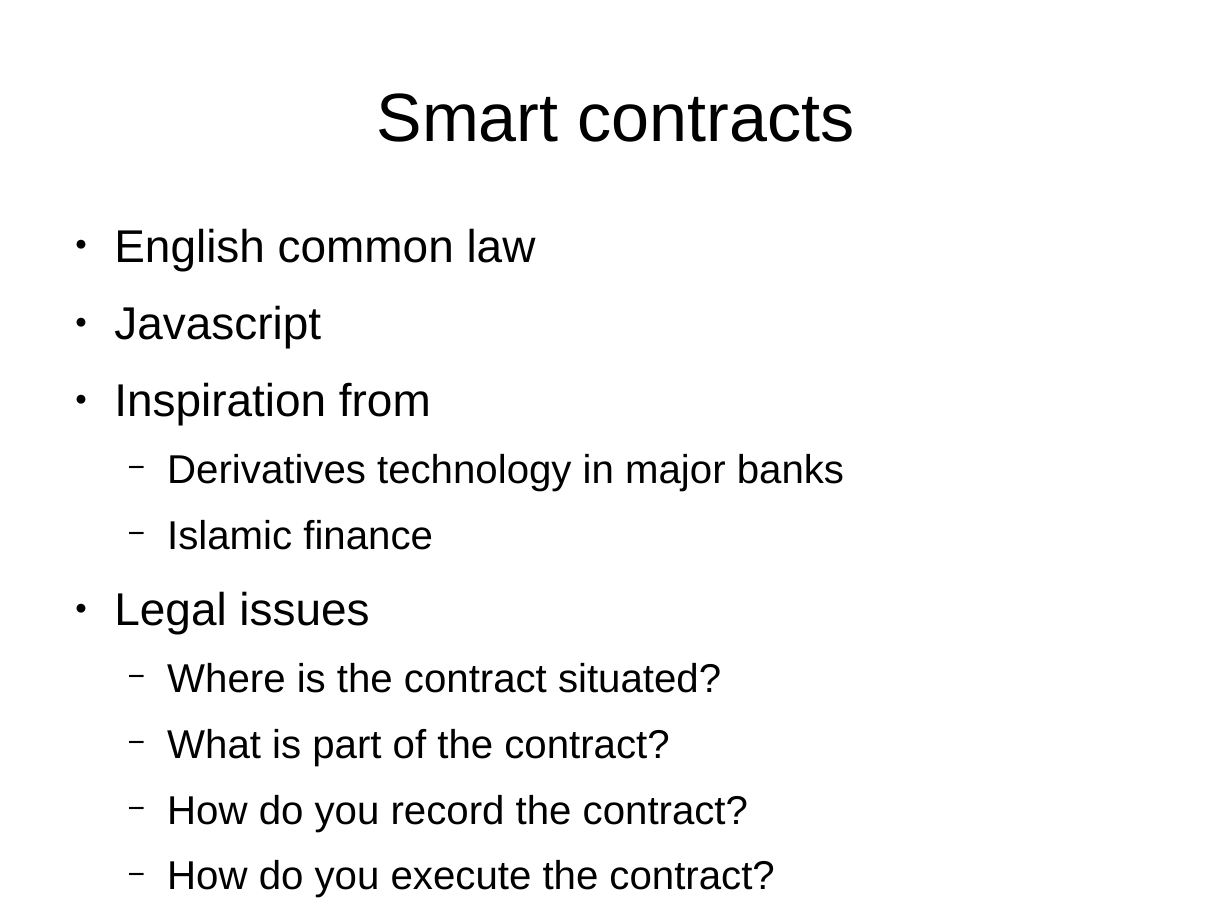
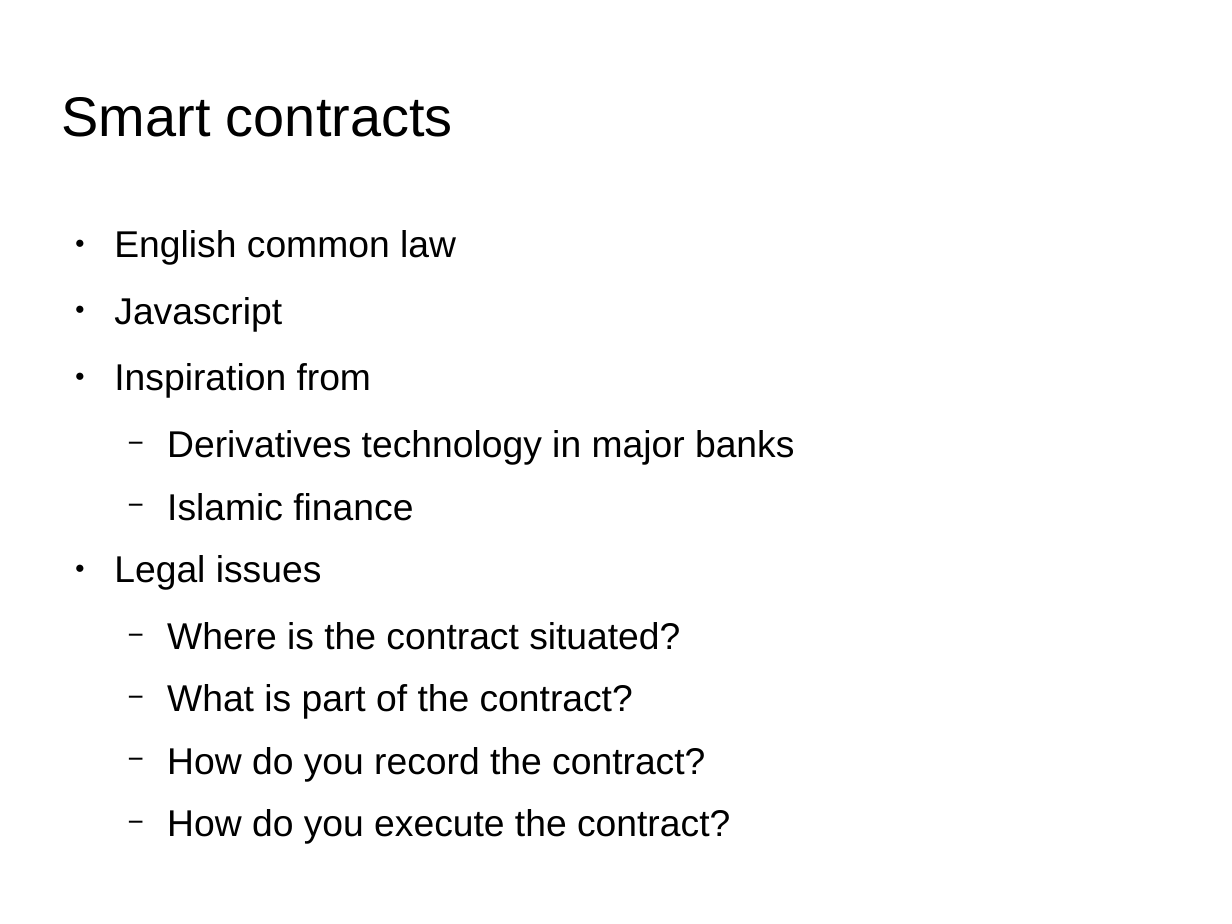
Before and after one commit to joequant/bitquant, a slide deck: slide 9 of pitchdecks/smart-contracts-practice-lawsociety.odp (slide 8 before the commit). Drawn at 1232x924 pixels with LibreOffice and Linux fonts; fonts in the diff are those of the drawing; background and template pictures are left out. Boxes give left, top, right and bottom in pixels: in the first picture for what was removed or moved away, otherwise in the second. Text is boxed around its words. In the diff, an @@ line names an element or a change of style, - is before the commit and + after.

```diff
--- a/pitchdecks/smart-contracts-practice-lawsociety.odp
+++ b/pitchdecks/smart-contracts-practice-lawsociety.odp
@@ title "Smart contracts": place and size @@
-title "Smart contracts" at box(377, 93, 855, 142)
+title "Smart contracts" at box(62, 97, 453, 137)
@@ title "Smart contracts" at box(62, 97, 453, 137): size 44 to 36 pt, highlight #FFFFFF to none; alignment centre to left @@
@@ text "English common law" at box(114, 230, 794, 844): size 29.6 to 24.1 pt in "English common law", "Javascript", "Inspiration from", "Legal issues"; highlight #FFFFFF to none; size 25.9 to 24.1 pt in "Derivatives technology in major banks", "Islamic finance", "Where is the contract situated?", "What is part of the contract?" and 2 more places @@
```
Also in this commit, not shown: 12 other slides changed, 2 slides added, 3 slides removed, 1 other file.
